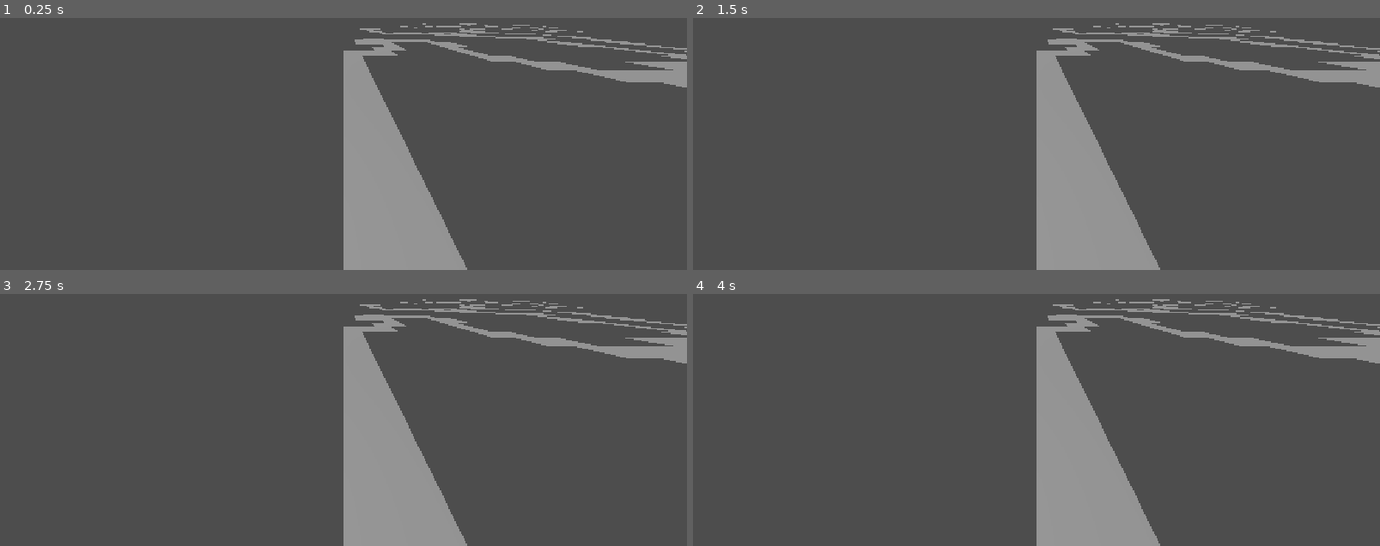
Above: before the commit, frames 1-4 (two rows, left to right).
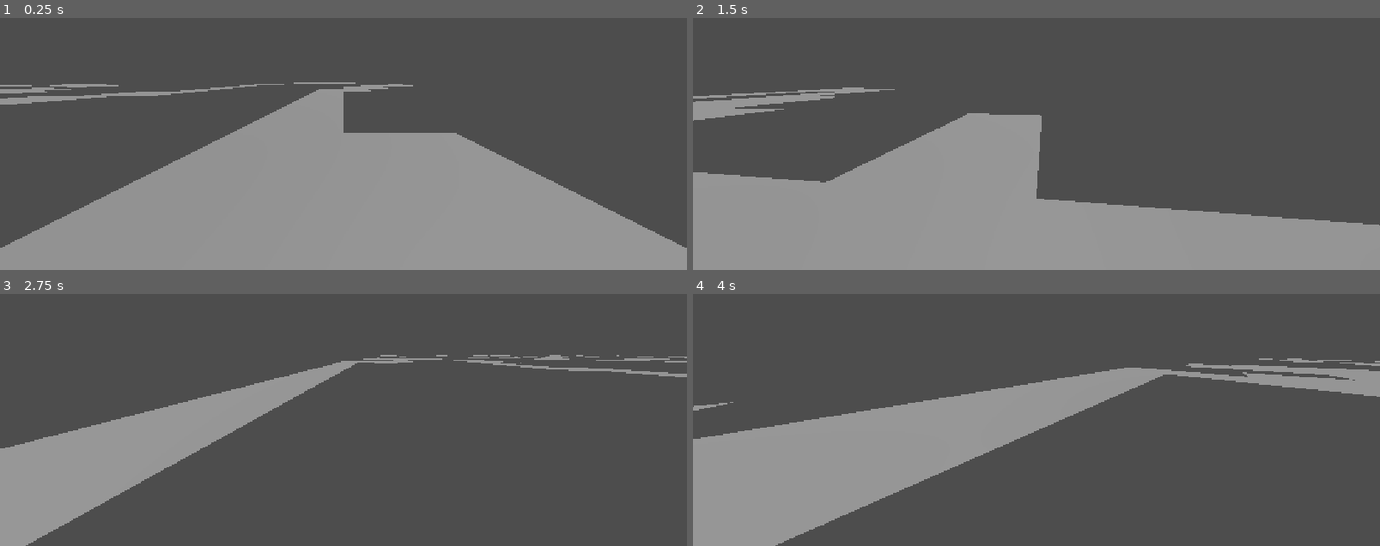
Above: after the commit, the same moments.

Repository: bingecraft-net/sandbox
Game: Godot game, scene res://scenes/game.tscn
Same seed, same stepped clock (60 frames per second), same inputs: the game is played once before the commit and once after it.
Inputs:
- Up to frame 1 (0.25 s): no input
- Up to frame 2 (1.5 s): tap Enter at 0.5 s; hold Right (ui_right) 0.53-1.28 s; hold Down (ui_down) from 1.28 s (still down)
- Up to frame 3 (2.75 s): release Down (ui_down) at 2.03 s; hold Right (ui_right) from 2.03 s (still down)
- Up to frame 4 (4 s): release Right (ui_right) at 2.78 s; hold Up (ui_up) 2.78-3.53 s; hold Left (ui_left) from 3.53 s (still down)

The runs differ from the first frame. In frame 1, 39% of the frame differs, in the area x 0-100%, y 2-100%; in frame 2, 39%; in frame 3, 24%; in frame 4, 31%.

Commit message:
add drivable character

Diff:
--- /dev/null
+++ b/scenes/character.gd
@@ -0,0 +1,15 @@
+extends Node3D
+
+@onready var character_body: CharacterBody3D = $CharacterBody3D
+@onready var camera: Camera3D = $Camera3D
+
+func _process(delta: float) -> void:
+	var throttle = Input.get_axis("ui_up", "ui_down")
+	var steer = Input.get_axis("ui_left", "ui_right")
+	character_body.velocity = character_body.transform.basis.z * throttle * 5
+	character_body.rotate(Vector3.DOWN, steer * delta * 2)
+	character_body.move_and_slide()
+
+func _physics_process(delta: float) -> void:
+	camera.position = character_body.position
+	camera.rotation = character_body.rotation
--- a/scenes/game.tscn
+++ b/scenes/game.tscn
@@ -2,11 +2,14 @@
 
 [ext_resource type="Script" uid="uid://51rxfvjwk2yh" path="res://scenes/game.gd" id="1_uwrxv"]
 [ext_resource type="MeshLibrary" uid="uid://c3c7o3fpev1pp" path="res://scenes/mesh_library.tres" id="2_yqjtg"]
+[ext_resource type="Script" uid="uid://diof47ktygdyx" path="res://scenes/character.gd" id="3_lnu2h"]
 
 [sub_resource type="FastNoiseLite" id="FastNoiseLite_yqjtg"]
 frequency = 0.08
 
 [sub_resource type="PhysicsMaterial" id="PhysicsMaterial_yqjtg"]
+
+[sub_resource type="CapsuleShape3D" id="CapsuleShape3D_jagym"]
 
 [node name="Node3D" type="Node3D" unique_id=1950023273]
 script = ExtResource("1_uwrxv")
@@ -19,9 +22,17 @@
 "cells": PackedInt32Array(0, 0, 0, 65535, 65535, 0)
 }
 
-[node name="Camera3D" type="Camera3D" parent="." unique_id=1305005161]
-transform = Transform3D(-3.0908623e-08, 0.4665789, -0.8844796, -3.090862e-08, 0.8844796, 0.4665789, 1, 4.1759353e-08, -1.2916737e-08, 0, 4.593377, 0)
-fov = 120.0
-
 [node name="DirectionalLight3D" type="DirectionalLight3D" parent="." unique_id=1751863505]
 transform = Transform3D(1, 0, 0, 0, -0.23248641, 0.9725996, 0, -0.9725996, -0.23248641, 0, 2.7810218, -0.67634946)
+
+[node name="Character" type="Node3D" parent="." unique_id=1879906209]
+script = ExtResource("3_lnu2h")
+
+[node name="CharacterBody3D" type="CharacterBody3D" parent="Character" unique_id=275063552]
+transform = Transform3D(-4.371139e-08, 0, 1, 0, 1, 0, -1, 0, -4.371139e-08, 0, 2, 0)
+
+[node name="CollisionShape3D" type="CollisionShape3D" parent="Character/CharacterBody3D" unique_id=897752476]
+shape = SubResource("CapsuleShape3D_jagym")
+
+[node name="Camera3D" type="Camera3D" parent="Character" unique_id=1305005161]
+fov = 120.0
Not shown, added: scenes/character.gd.uid
